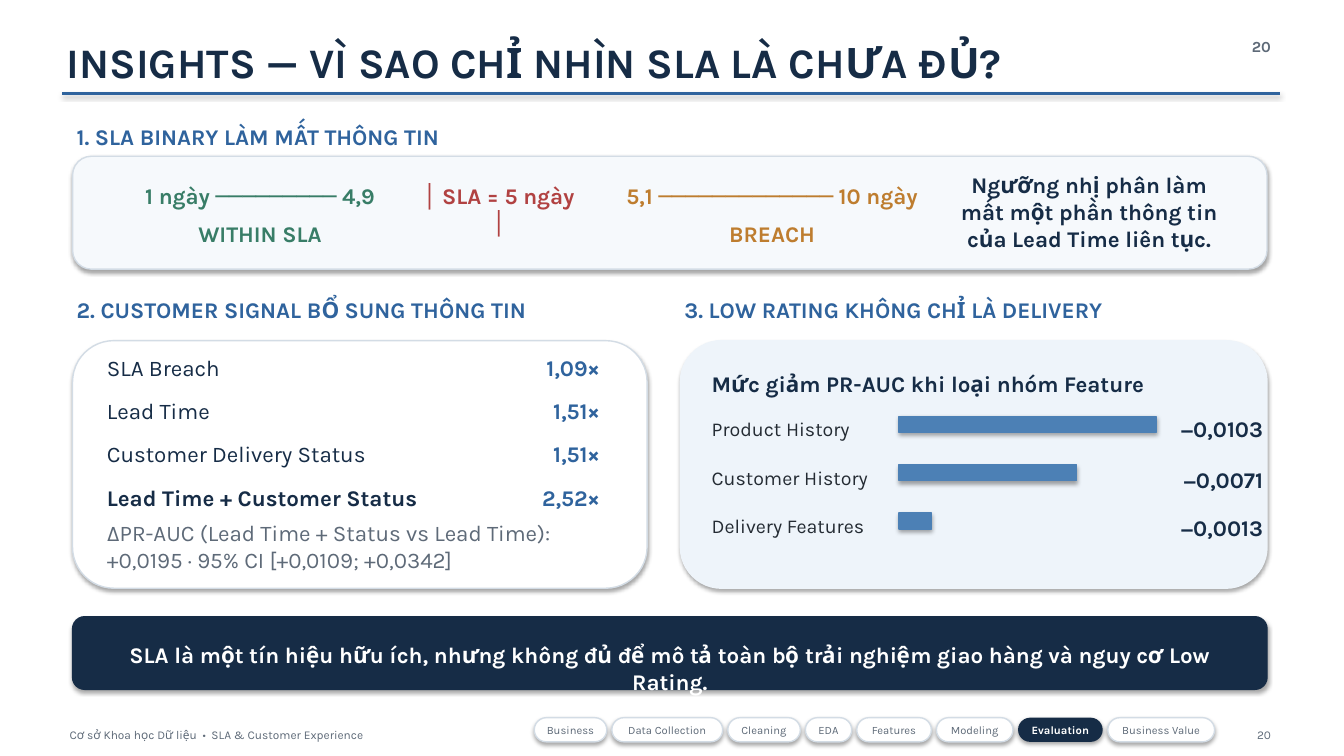
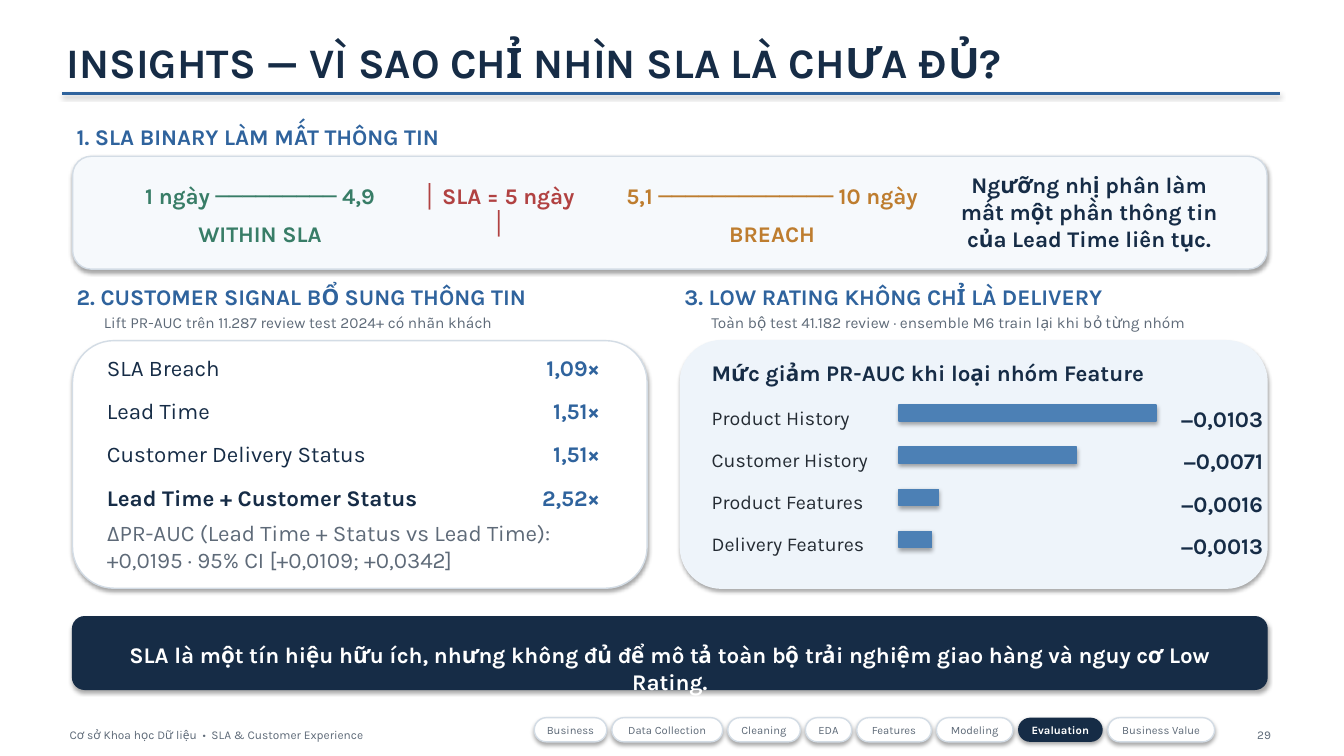
Before and after one commit to justasillyboy/datascience_hcmute, a slide deck: slide 29 of reports/Slide/SLA_DataScience_fix.pptx (slide 24 before the commit). Drawn at 1344x756 pixels with LibreOffice and Linux fonts; fonts in the diff are those of the drawing. Boxes give left, top, right and bottom in pixels: in the first picture for what was removed or moved away, otherwise in the second. Text is boxed around its words. In the diff, an @@ line names an element or a change of style, - is before the commit and + after.

Commit message:
fix slide

```diff
--- a/reports/Slide/SLA_DataScience_fix.pptx
+++ b/reports/Slide/SLA_DataScience_fix.pptx
@@ text removed at <box>1252,42,1271,52</box> @@
-20
@@ text added at <box>104,316,492,328</box>, 11 pt, text #5E6A78 @@
+Lift PR-AUC trên 11.287 review test 2024+ có nhãn khách
@@ text added at <box>711,316,1184,328</box>, 11 pt, text #5E6A78 @@
+Toàn bộ test 41.182 review · ensemble M6 train lại khi bỏ từng nhóm
@@ 3 texts, 1 rectangle: place and size @@
-3 texts, 1 rectangle at <box>712,374,1263,441</box>
+3 texts, 1 rectangle at <box>712,363,1263,430</box>
@@ text "Customer History": place and size @@
-text "Customer History" at <box>712,471,868,490</box>
+text "Customer History" at <box>712,453,868,472</box>
@@ 2 texts, 1 rectangle: place and size @@
-2 texts, 1 rectangle at <box>77,297,1102,481</box>
+2 texts, 1 rectangle at <box>77,284,1102,464</box>
@@ text "−0,0071": place and size @@
-text "−0,0071" at <box>1184,473,1263,491</box>
+text "−0,0071" at <box>1184,454,1263,472</box>
@@ text added at <box>712,495,863,509</box>, 14 pt, text #242B33 @@
+Product Features
@@ rectangle added at <box>899,489,939,505</box>, fill #4C80B5, outline #4C80B5 1 pt @@
@@ text added at <box>1181,497,1263,515</box>, 16 pt, text #162C46, bold @@
+−0,0016
@@ 2 texts, 1 rectangle: place and size @@
-2 texts, 1 rectangle at <box>712,513,1263,539</box>
+2 texts, 1 rectangle at <box>712,531,1263,557</box>
```
Also in this commit, not shown: 23 other slides changed, 5 slides added, 20 other files.
